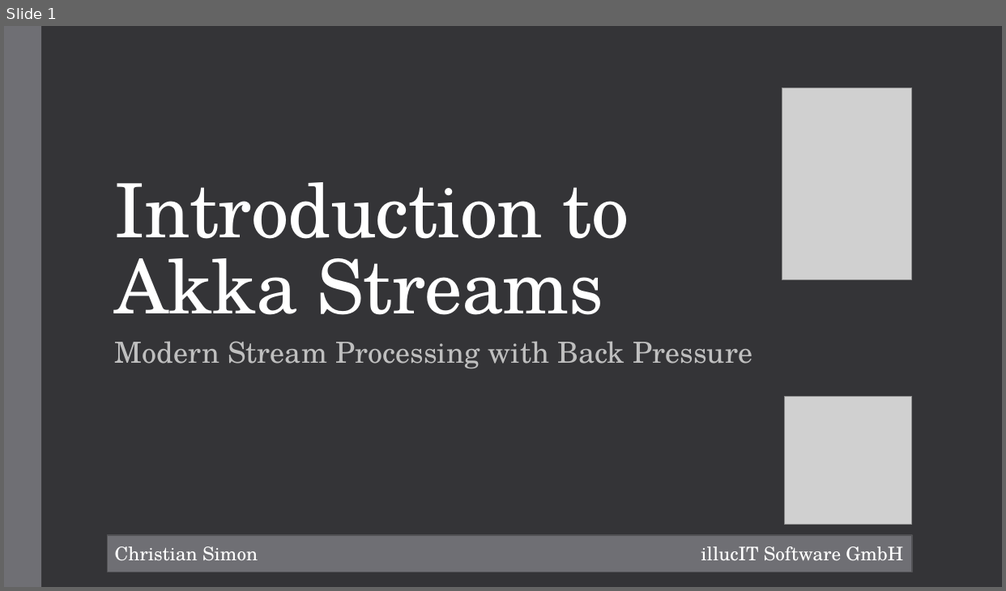
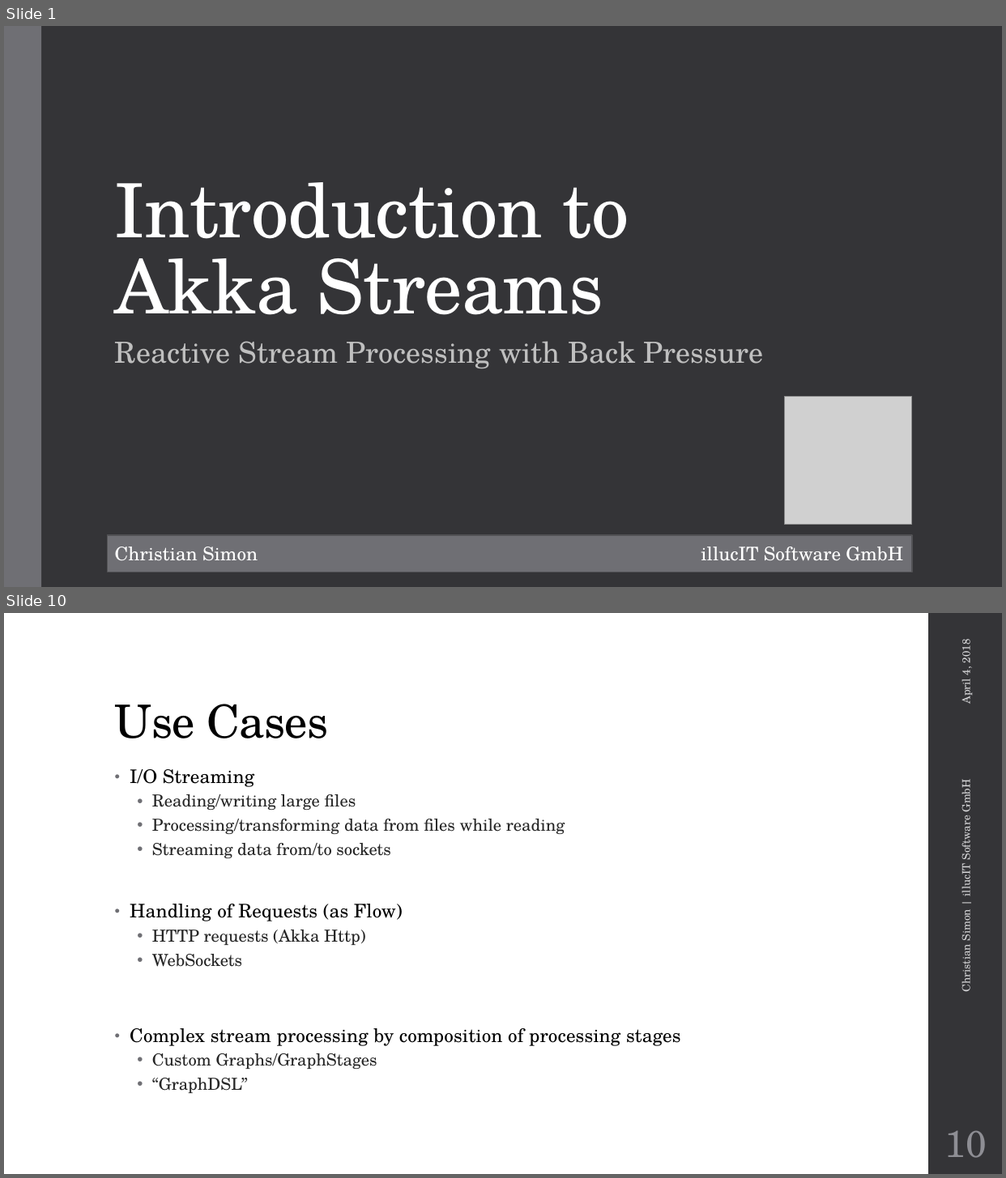
Before and after one commit to metaxmx/IntroductionToAkkaStreams, a slide deck: Introduction to Akka Streams.pptx. Shown one above the other, each under a label of ours: slide 1 before the commit, slides 1 and 10 after it; the slides between them are not shown. The pictures are 1006x591 and 1006x1178 pixels, drawn with LibreOffice and Linux fonts; fonts in the diff are those of the drawing; grey boxes stand for pictures; background and template pictures are left out. Boxes give left, top, right and bottom in pixels: in the first picture for what was removed or moved away, otherwise in the second. Text is boxed around its words. In the diff, an @@ line names an element or a change of style, - is before the commit and + after.

Commit message:
Akka Streams presentation

```diff
--- a/Introduction to Akka Streams.pptx
+++ b/Introduction to Akka Streams.pptx
@@ slide 10 added at (x1=4, y1=613, x2=1002, y2=1174), background #FFFFFF @@
@@ rectangle added at (x1=928, y1=613, x2=1002, y2=1174), fill #353537 @@
@@ text added at (x1=957, y1=641, x2=974, y2=704), 10.5 pt, text #D9D9DB @@
+April 4, 2018
@@ title added at (x1=115, y1=704, x2=328, y2=739), 44 pt, text #000000 @@
+Use Cases
@@ text added at (x1=130, y1=769, x2=681, y2=1093), 16 pt, text #262626 @@
+• I/O Streaming
+  • Reading/writing large files
+  • Processing/transforming data from files while reading
+  • Streaming data from/to sockets
+• Handling of Requests (as Flow)
+  • HTTP requests (Akka Http)
+  • WebSockets
+• Complex stream processing by composition of processing stages
+  • Custom Graphs/GraphStages
+  • “GraphDSL”
@@ text added at (x1=957, y1=782, x2=974, y2=991), 10.5 pt, text #D9D9DB @@
+Christian Simon | illucIT Software GmbH
@@ page number added at (x1=945, y1=1131, x2=987, y2=1158), 36 pt, text #8E8E94 @@
+10
@@ slide 1 changed as well @@
@@ picture removed at (x1=782, y1=88, x2=912, y2=280) @@
@@ subtitle at (x1=115, y1=341, x2=764, y2=369): text changed @@
-Modern Stream Processing with Back Pressure
+Reactive Stream Processing with Back Pressure
```
Also in this commit, not shown: 4 other slides changed, 19 other slides added, 13 other files.
